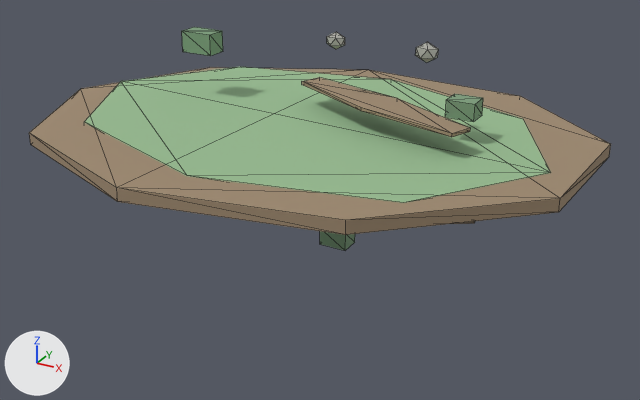
Before and after pictures for a commit that changed the glTF model assets/procedural/pretty/ground_patch.glb.
Rendered twice from a camera (50 mm lens) standing at (4.48, -7.78, 4.55) and looking at (0.27, -0.11, 0.72). Arrows for +X, +Y and +Z are at lower left; the lights stay in place. The first picture is the older version. Mesh edges are drawn as thin lines. Vertices at exactly the same position are counted once.

The first picture shows 'ground_patch_root'.
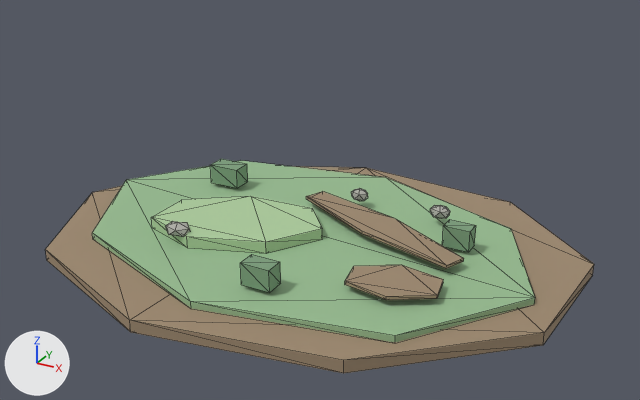
Where the change shows, as pixel boxes [x1, y1, x2, y2] in the pictures (640 x 400 px; the box of a moved part takes in the faces that stretch with it):
'ground_patch_root', reshaped: before [29, 27, 611, 250]; after [45, 159, 594, 373]
part 1 of me_ground_patch_mesh, moved or reshaped: before [29, 67, 611, 235]; after [45, 166, 594, 373]
part 2 of me_ground_patch_mesh, moved or reshaped: before [302, 77, 470, 137]; after [306, 191, 464, 269]
part 3 of me_ground_patch_mesh, moved or reshaped (mostly hidden before): before [454, 221, 475, 224]; after [345, 265, 443, 300]
part 4 of me_ground_patch_mesh, moved or reshaped: before [84, 67, 551, 203]; after [92, 161, 535, 342]
part 5 of me_ground_patch_mesh, moved or reshaped (not visible before): after [151, 196, 322, 254]
part 6 of me_ground_patch_mesh, moved or reshaped: before [182, 27, 223, 56]; after [211, 159, 248, 188]
part 7 of me_ground_patch_mesh, moved or reshaped: before [320, 231, 355, 250]; after [240, 254, 281, 293]
part 8 of me_ground_patch_mesh, moved or reshaped: before [445, 94, 483, 122]; after [442, 220, 476, 252]
part 9 of me_ground_patch_mesh, moved or reshaped (not visible before): after [165, 221, 190, 237]
part 10 of me_ground_patch_mesh, moved or reshaped: before [415, 42, 439, 63]; after [430, 205, 450, 219]
part 11 of me_ground_patch_mesh, moved or reshaped: before [327, 32, 345, 49]; after [351, 188, 368, 201]

What the commit changed:
me_ground_patch_mesh is used by ob_ground_patch_root; location (0.0, 0.0, 0.0).
me_ground_patch_mesh had 132 vertices, 220 faces and spanned x -3.0..3.0, y -2.3..2.3, z 0.0..2.46.
me_ground_patch_mesh now has 132 vertices, 220 faces and spans x -3.0..3.0, y -2.3..2.3, z 0.0..0.5.
me_ground_patch_mesh part 1: the loose piece of 18 vertices spanning x -3.0..3.0, y -2.3..2.3, z 1.36..1.49 is moved by (0.0, 0.0, -1.36).
me_ground_patch_mesh part 2: the loose piece of 12 vertices spanning x -0.34..1.86, y -0.27..0.81, z 1.74..1.77 is moved by (0.0, 0.08, -1.44).
me_ground_patch_mesh part 3: the loose piece of 12 vertices spanning x 0.94..1.9, y -0.07..0.59, z 0.69..0.72 is moved by (0.0, -0.95, -0.4).
me_ground_patch_mesh part 4: the loose piece of 16 vertices spanning x -2.78..2.69, y -1.78..2.02, z 1.41..1.5 is moved by (0.0, -0.07, -1.29).
me_ground_patch_mesh part 5: the loose piece of 14 vertices spanning x -1.58..0.26, y -0.45..0.86, z 1.09..1.22 is moved by (0.0, -0.47, -0.88).
me_ground_patch_mesh part 6: the loose piece of 8 vertices spanning x -1.7..-1.31, y 0.21..0.45, z 2.02..2.26 is moved by (0.0, 0.41, -1.77).
me_ground_patch_mesh part 7: the loose piece of 8 vertices spanning x 0.09..0.42, y 0.21..0.45, z 0.0..0.21 is scaled about its middle by (1, 0.875, 1.15), then moved by (0.0, -1.63, 0.27).
me_ground_patch_mesh part 8: the loose piece of 8 vertices spanning x 1.51..1.81, y 0.21..0.45, z 1.75..1.93 is scaled about its middle by (1, 0.75, 1.35), then moved by (0.0, 0.11, -1.47).
me_ground_patch_mesh part 9: the loose piece of 12 vertices spanning x -1.25..-0.95, y 0.25..0.39, z 0.43..0.68 is scaled about its middle by (1, 1.56, 0.648), then moved by (0.0, -1.16, -0.19).
me_ground_patch_mesh part 10: the loose piece of 12 vertices spanning x 1.12..1.36, y 0.25..0.39, z 2.25..2.46 is scaled about its middle by (1, 1.28, 0.792), then moved by (0.0, 0.64, -1.99).
me_ground_patch_mesh part 11: the loose piece of 12 vertices spanning x 0.11..0.33, y 0.25..0.39, z 2.26..2.45 is scaled about its middle by (1, 1.13, 0.891), then moved by (0.0, 0.64, -1.99).
